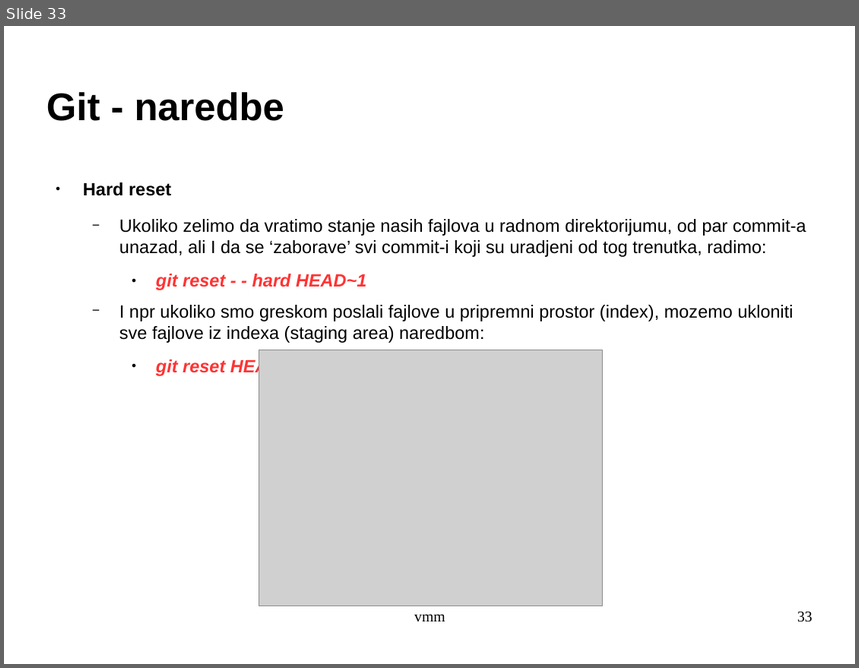
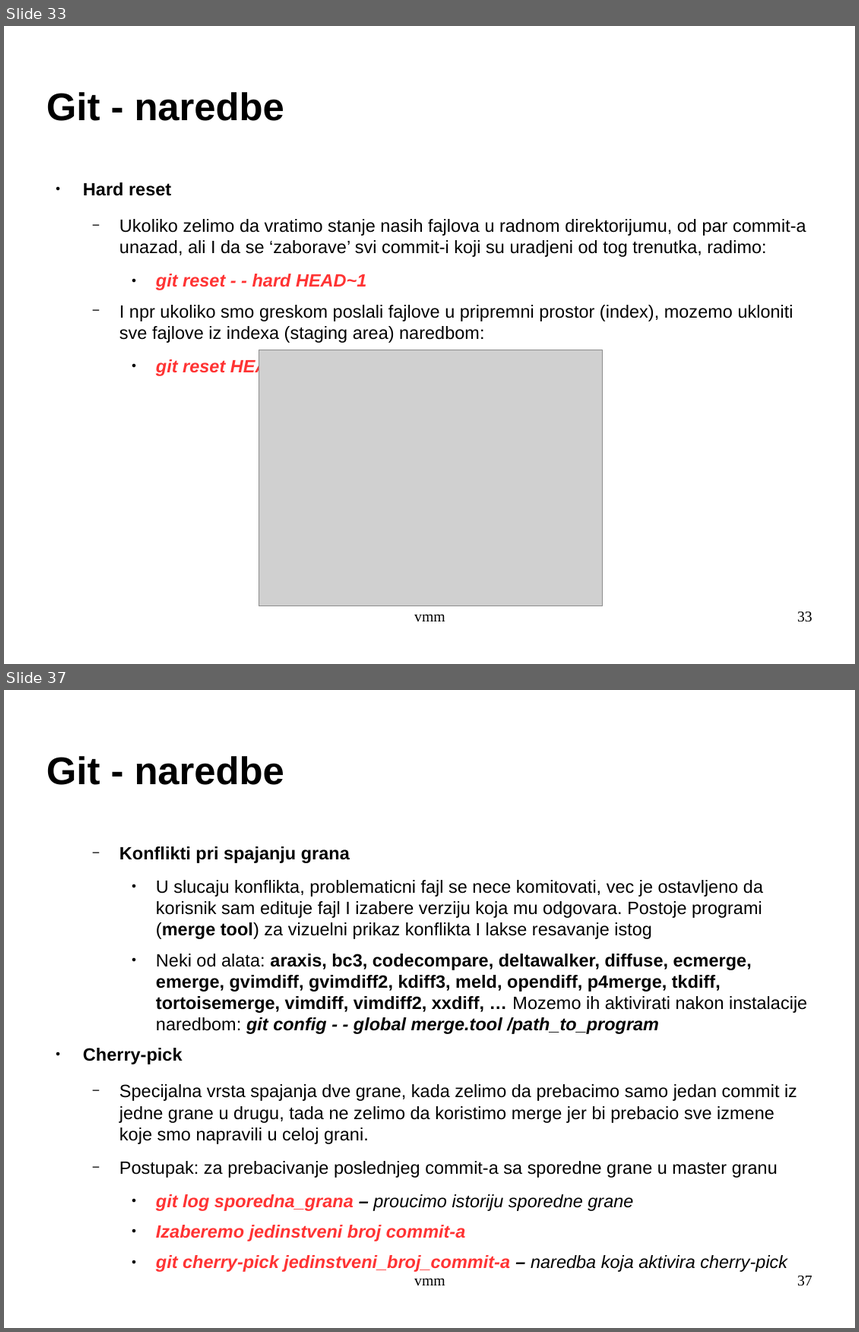
Before and after one commit to archpriestgnu/git_tut, a slide deck: git.odp. Shown one above the other, each under a label of ours: slide 33 before the commit, slides 33 and 37 after it; the slides between them are not shown. The pictures are 859x668 and 859x1332 pixels, drawn with LibreOffice and Linux fonts; fonts in the diff are those of the drawing; grey boxes stand for pictures; background and template pictures are left out. Boxes give left, top, right and bottom in pixels: in the first picture for what was removed or moved away, otherwise in the second. Text is boxed around its words. In the diff, an @@ line names an element or a change of style, - is before the commit and + after.

```diff
--- a/git.odp
+++ b/git.odp
@@ slide 37 added at (4,690,855,1328), background picture (left out) @@
@@ title added at (47,756,284,785), 36 pt, text #000000, bold @@
+Git - naredbe
@@ text added at (83,847,807,1272), 16.6 pt, text #000000 @@
+  − Konflikti pri spajanju grana
+    ● U slucaju konflikta, problematicni fajl se nece komitovati, vec je ostavljeno da korisnik sam edituje fajl I izabere verziju koja mu odgovara. Postoje programi (merge tool) za vizuelni prikaz konflikta I lakse resavanje istog
+    ● Neki od alata: araxis, bc3, codecompare, deltawalker, diffuse, ecmerge, emerge, gvimdiff, gvimdiff2, kdiff3, meld, opendiff, p4merge, tkdiff, tortoisemerge, vimdiff, vimdiff2, xxdiff, … Mozemo ih aktivirati nakon instalacije naredbom: git config - - global merge.tool /path_to_program
+● Cherry-pick
+  − Specijalna vrsta spajanja dve grane, kada zelimo da prebacimo samo jedan commit iz jedne grane u drugu, tada ne zelimo da koristimo merge jer bi prebacio sve izmene koje smo napravili u celoj grani.
+  − Postupak: za prebacivanje poslednjeg commit-a sa sporedne grane u master granu
+    ● git log sporedna_grana – proucimo istoriju sporedne grane
+    ● Izaberemo jedinstveni broj commit-a
+    ● git cherry-pick jedinstveni_broj_commit-a – naredba koja aktivira cherry-pick
@@ text added at (414,1278,446,1286), 14 pt, text #000000 @@
+vmm
@@ page number added at (797,1276,813,1287), 14 pt, text #000000 @@
+37
```
Also in this commit, not shown: 1 slide changed, 6 other slides added.
